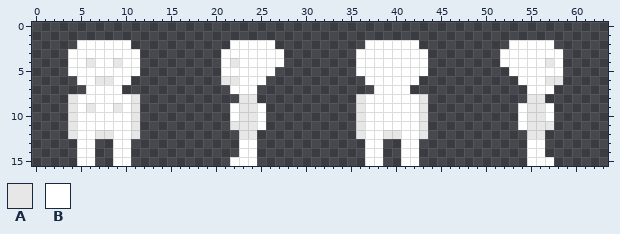
Pixel-art file: Local/Textures/Sleeping/Sleeping.aseprite. Above, as it was before the edit.
64x16 pixels, 1 frame.
Visible layers, top first: "Arms", "Body".
Palette (. is transparent): A #e7e7e7  B #ffffff
Pixels before, first column x 4:
 2 .BBBBBB...........BBBBB..........BBBBBB..........BBBBB.
 3 BBBBBBBB.........BBBBBBB........BBBBBBBB........BBBBBBB
 4 BBABBABB.........BABBBBB........BBBBBBBB........BBBBBAB
 5 BBBBBBBB.........BBBBBB.........BBBBBBBB.........BBBBBB
 6 .BBAABB..........AABBB...........BBBBBB...........BBBAA
 7 ..BBBB............BBB.............BBBB.............BBB.
 8 ABBBBBBA...........AA...........ABBBBBBA...........AA..
 9 ABABBABA..........BAAB..........ABBBBBBA..........BAAB.
10 ABBBBBBA..........BAAB..........ABBBBBBA..........BAAB.
11 ABBBBBBA..........AAAB..........ABBBBBBA..........BAAA.
12 ABBAABBA...........AA...........ABBAABBA...........AA..
13 .BB..BB............BB............BB..BB............BB..
14 .BB..BB............BB............BB..BB............BB..
15 .BB..BB...........BBB............BB..BB............BBB.
And afterwards:
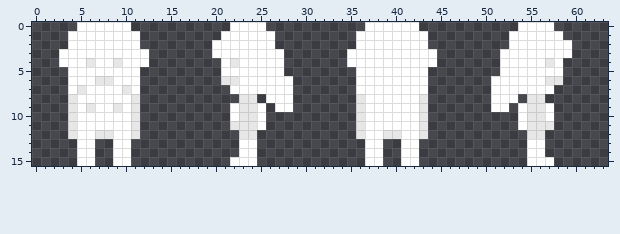
The commit says: Add texture sheets for all basic clothing and hair
Change:
layer "Hair0" added
layer "Hair1" added
Changed rows in their new state; - is an unchanged pixel.
Layers "Hair1", "Hair0":
first column x 3:
 0 --BBBBBB-----------BBBB-----------BBBBBB-----------BBBB--
 1 -BBBBBBBB---------BBBBBB---------BBBBBBBB---------BBBBBB-
 2 -B------B--------BB--------------B------B--------------BB
 3 B--------B-------B--------------B--------B--------------B
 4 B--------B----------------------B--------B---------------
 5 ------------------------B------------------------B-------
 6 -B------B--------------BBB-------B------B-------BBB------
 7 -BA----AB-------------BBBB-------BB----BB-------BBBB-----
 8 -----------------------BBB----------------------BBB------
 9 ------------------------BB----------------------BB-------
Where, in picture pixels (left, top, right, bottom), the same in both pictures:
added: (59, 22, 149, 94)
added: (212, 22, 293, 112)
added: (347, 22, 437, 94)
added: (491, 22, 572, 112)
